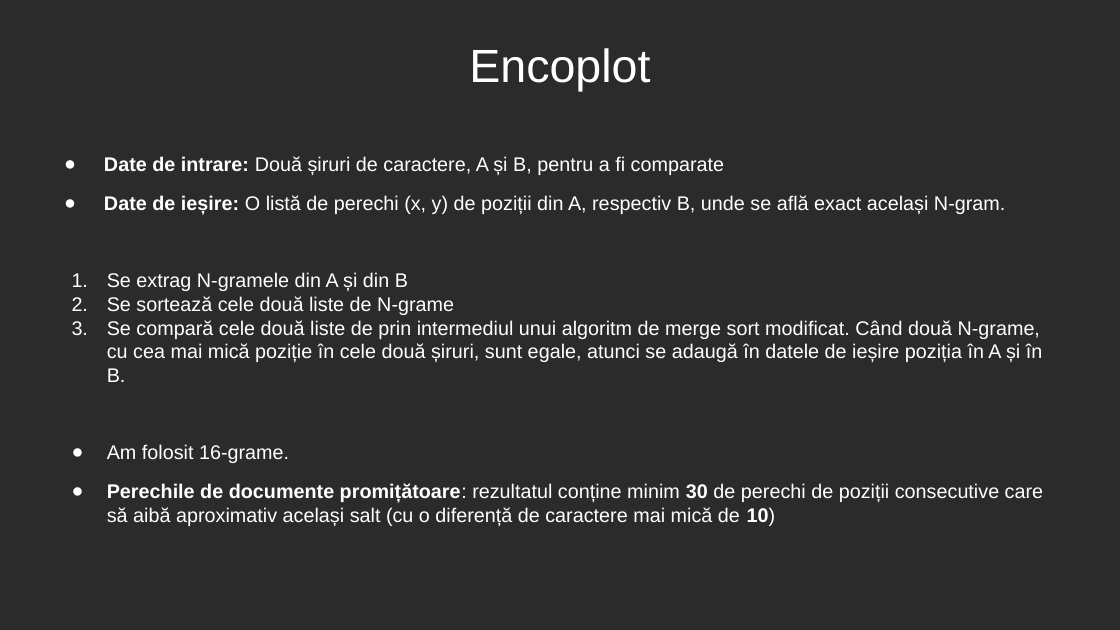
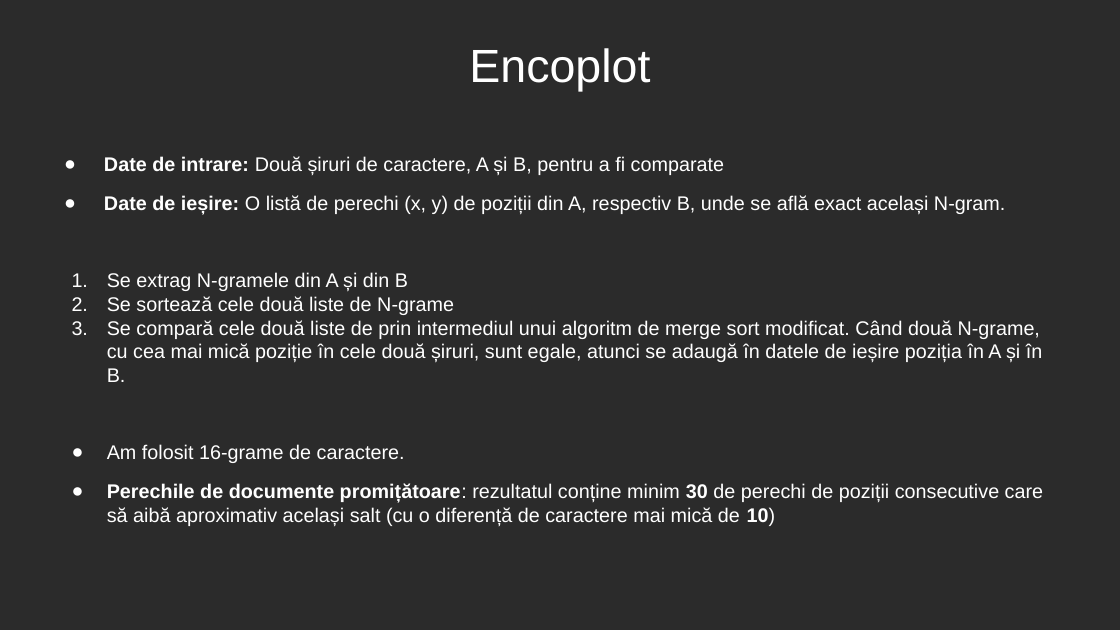
Before and after one commit to CiprianAmz/Plagiarism_Detection, a slide deck: slide 6 of Docs/Detectarea plagiatului în text.pptx. Drawn at 1120x630 pixels with LibreOffice and Linux fonts; fonts in the diff are those of the drawing; background and template pictures are left out; a plain dark background stands for a picture behind light text. Boxes give left, top, right and bottom in pixels: in the first picture for what was removed or moved away, otherwise in the second. Text is boxed around its words. In the diff, an @@ line names an element or a change of style, - is before the commit and + after.

Commit message:
pptx update

```diff
--- a/Docs/Detectarea plagiatului în text.pptx
+++ b/Docs/Detectarea plagiatului în text.pptx
@@ text at [107, 444, 405, 463]: text changed @@
-● Am folosit 16-grame.
+● Am folosit 16-grame de caractere.
```
